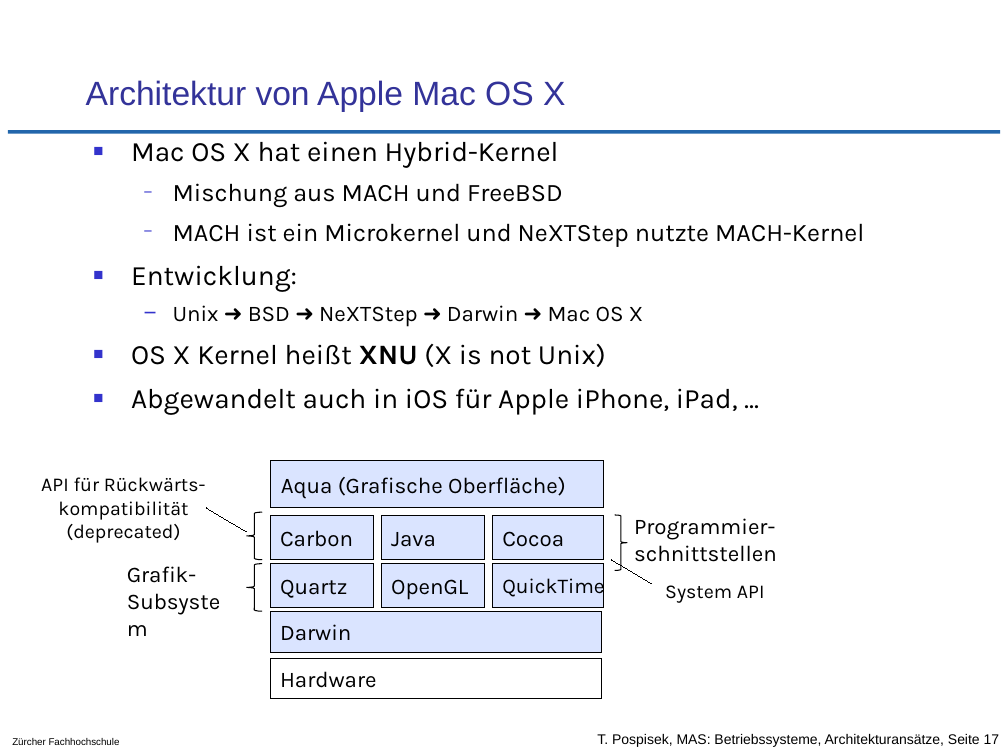
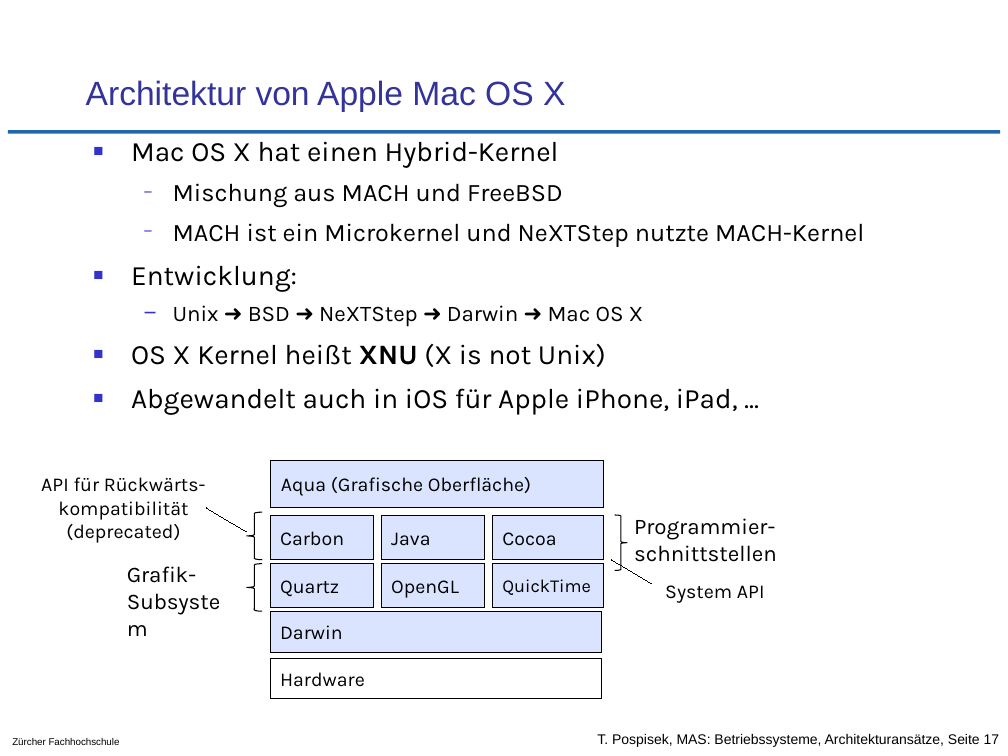
Before and after one commit to tpo/betriebssysteme, a slide deck: slide 17 of 02-2_Architekturansätze.odp. Drawn at 1008x756 pixels with LibreOffice and Linux fonts; fonts in the diff are those of the drawing; background and template pictures are left out. Boxes give left, top, right and bottom in pixels: in the first picture for what was removed or moved away, otherwise in the second. Text is boxed around its words. In the diff, an @@ line names an element or a change of style, - is before the commit and + after.

```diff
--- a/02-2_Architekturansätze.odp
+++ b/02-2_Architekturansätze.odp
@@ size 16 to 14 pt in 8 elements at (270,659,601,699), (270,516,373,560), (270,611,601,652), (271,461,604,508), (270,563,373,608), (381,563,484,608), (381,516,484,560), (492,516,603,560) @@
@@ rectangle "QuickTime" at (492,563,603,608): size 15 to 13 pt @@
```
Also in this commit, not shown: 5 other slides changed.
